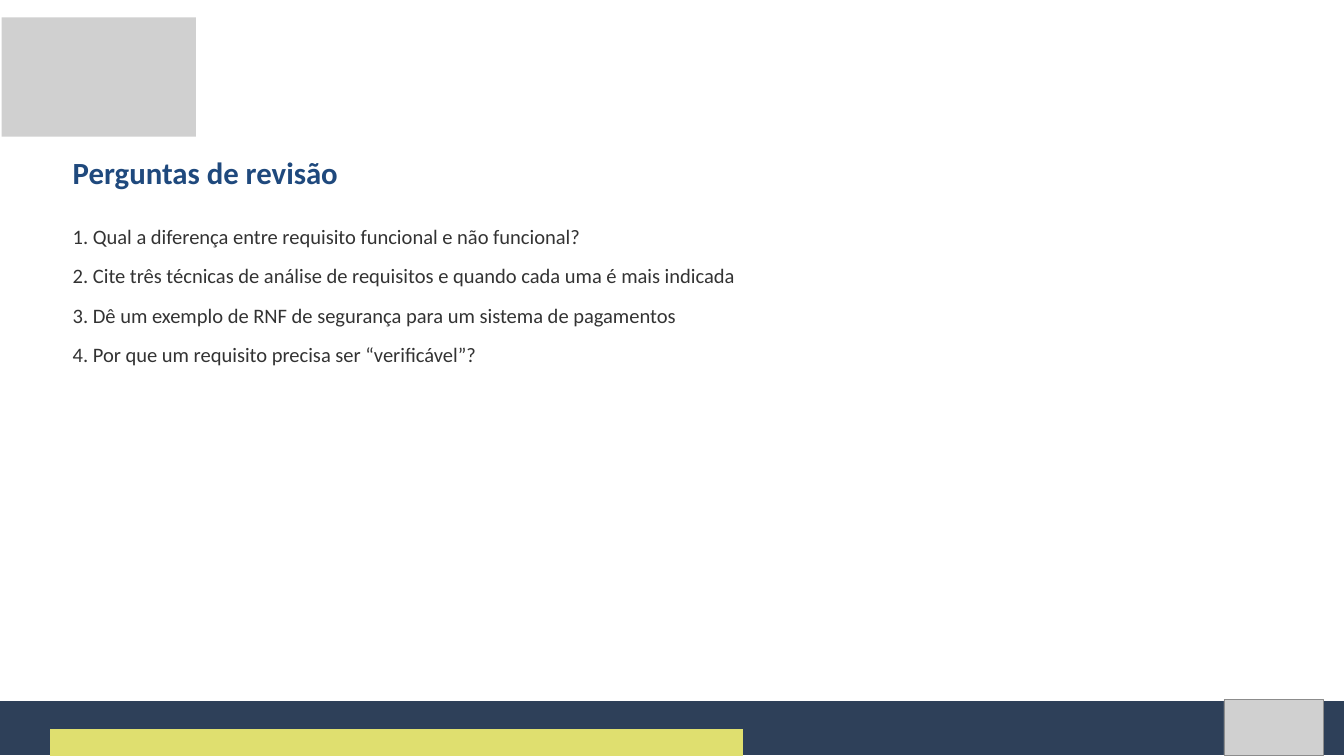
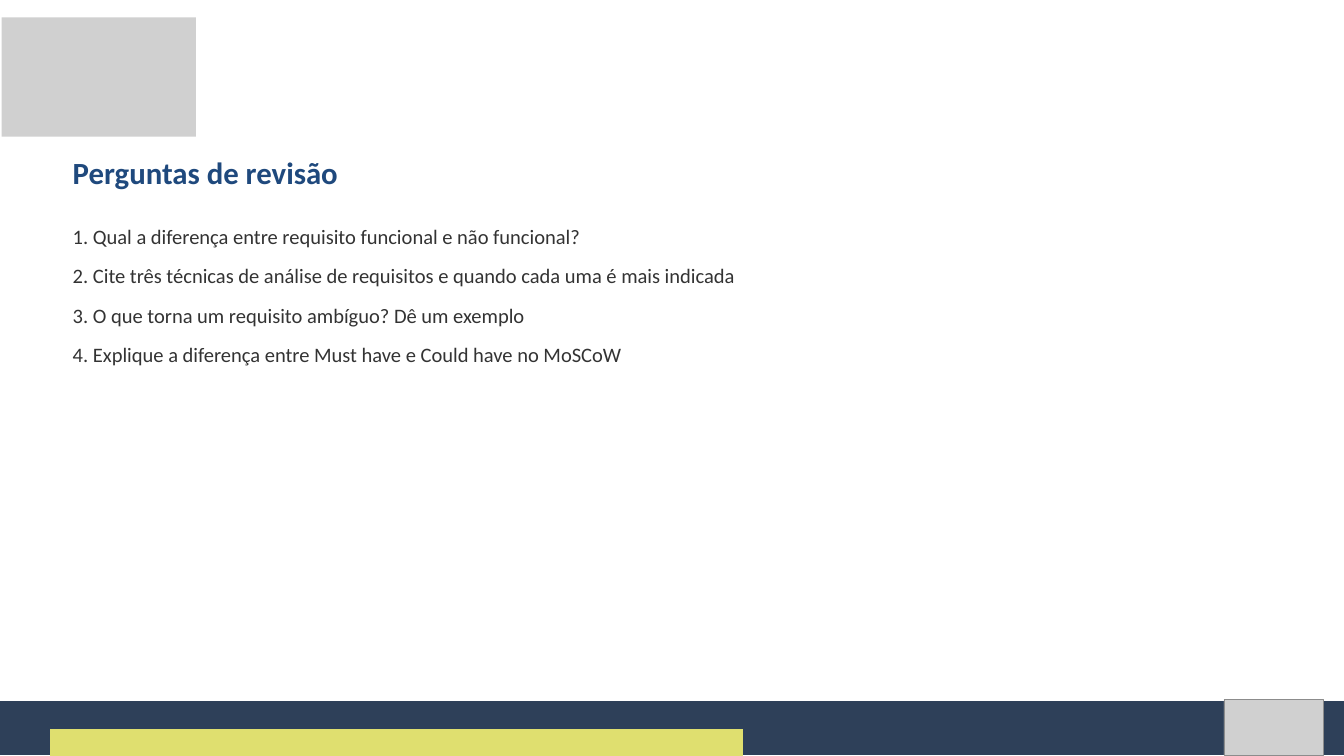
Before and after one commit to Natan20/Curso-Modelagem-De-Sistemas-Material, a slide deck: slide 29 of Aula 02 - 04-09-2026/Aula 2 - Slides.pptx (slide 22 before the commit). Drawn at 1344x756 pixels with LibreOffice and Linux fonts; fonts in the diff are those of the drawing; grey boxes stand for pictures. Boxes give left, top, right and bottom in pixels: in the first picture for what was removed or moved away, otherwise in the second. Text is boxed around its words. In the diff, an @@ line names an element or a change of style, - is before the commit and + after.

Commit message:
Atualiza Aulas 1-2 com novos conteudos e restringe repo as Aulas 1-2
Aula 1: slides de correcao coletiva ampliada apos a atividade pratica.
Aula 2: novas secoes de ambiguidade/conflitos de requisitos e priorizacao
MoSCoW na apostila e nos slides, com material de reserva.

Remove do rastreamento as Aulas 3-21 (arquivos continuam no disco) para
adicionar aula a aula conforme forem finalizadas. Restaura o README.md.

```diff
--- a/Aula 02 - 04-09-2026/Aula 2 - Slides.pptx
+++ b/Aula 02 - 04-09-2026/Aula 2 - Slides.pptx
@@ text at [73, 308, 621, 366]: text changed @@
-3. Dê um exemplo de RNF de segurança para um sistema de pagamentos
-4. Por que um requisito precisa ser “verificável”?
+3. O que torna um requisito ambíguo? Dê um exemplo
+4. Explique a diferença entre Must have e Could have no MoSCoW
```
Also in this commit, not shown: 4 other slides changed, 10 slides added, 59 other files.
